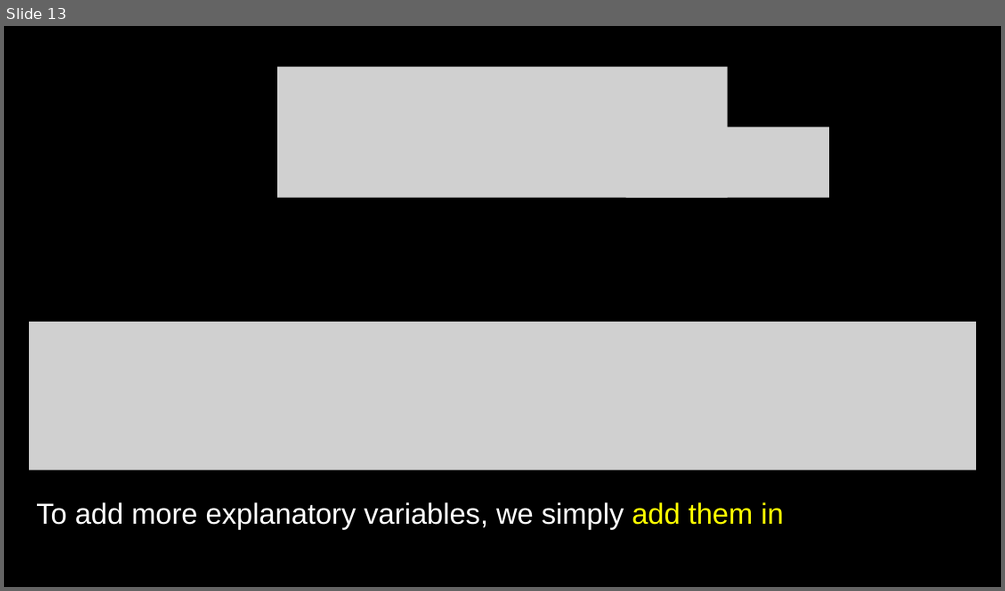
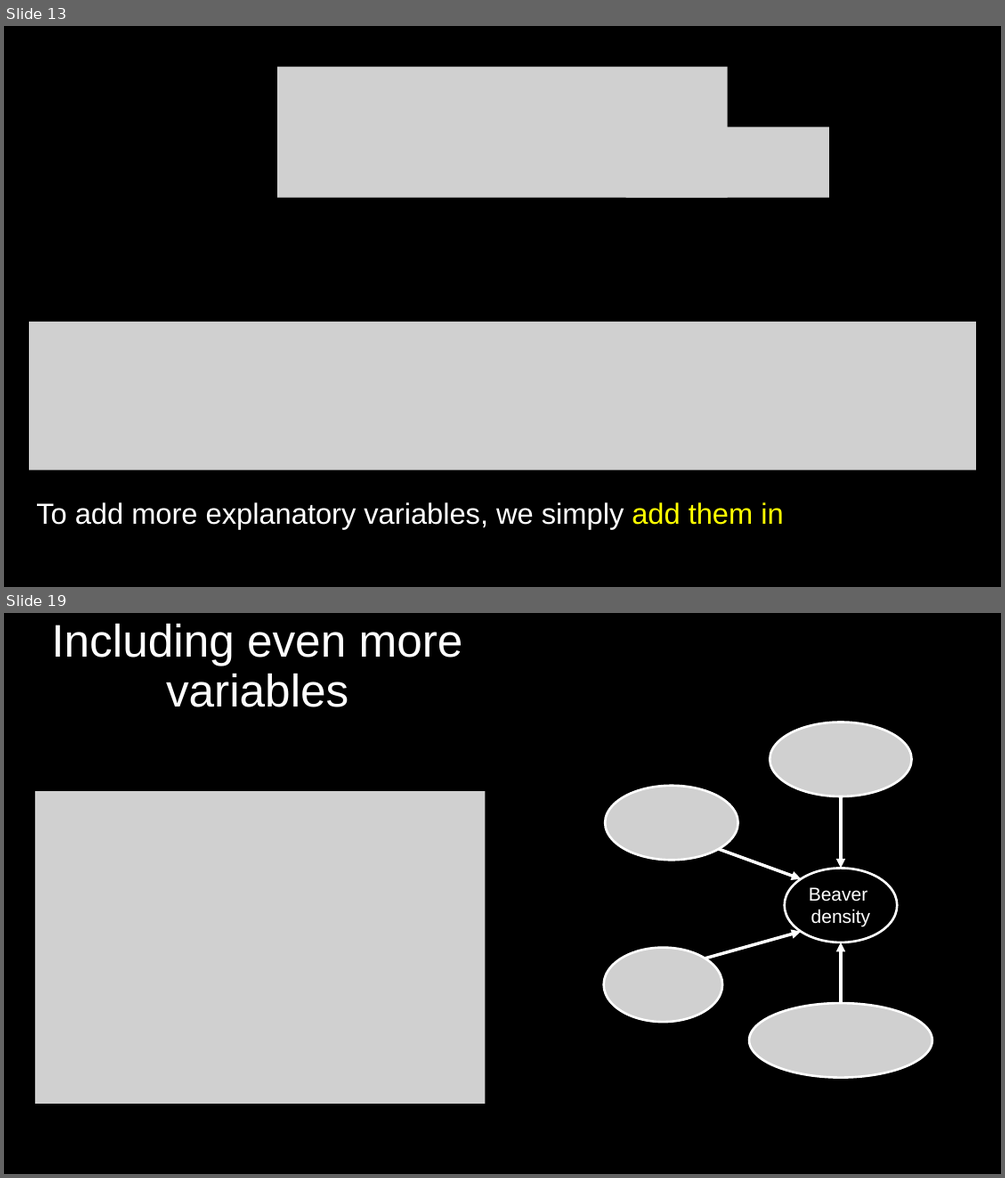
Before and after one commit to DeonRoos/stats-for-biologists, a slide deck: Lecture 9 - Multivariate LM/Slides/Lecutre 7.1 Multiple LM theory.pptx. Shown one above the other, each under a label of ours: slide 13 before the commit, slides 13 and 19 after it; the slides between them are not shown. The pictures are 1005x591 and 1005x1178 pixels, drawn with LibreOffice and Linux fonts; fonts in the diff are those of the drawing; grey boxes stand for pictures. Boxes give left, top, right and bottom in pixels: in the first picture for what was removed or moved away, otherwise in the second. Text is boxed around its words. In the diff, an @@ line names an element or a change of style, - is before the commit and + after.

```diff
--- a/Lecture 9 - Multivariate LM/Slides/Lecutre 7.1 Multiple LM theory.pptx
+++ b/Lecture 9 - Multivariate LM/Slides/Lecutre 7.1 Multiple LM theory.pptx
@@ slide 19 added at <box>4,613,1001,1174</box>, background #000000 @@
@@ title added at <box>51,623,463,707</box>, 44 pt, text #FFFFFF @@
+Including even more variables
@@ picture added at <box>769,722,912,796</box> @@
@@ picture added at <box>35,791,485,1103</box> @@
@@ picture added at <box>606,786,738,860</box> @@
@@ arrow added from (841, 796) to (841, 868), #FFFFFF 3 pt @@
@@ arrow added from (719, 849) to (801, 879), #FFFFFF 3 pt @@
@@ ellipse added at <box>785,868,898,942</box>, outline #FFFFFF 2.25 pt, 18 pt, text #FFFFFF @@
+Beaver
+density
@@ arrow added from (705, 958) to (801, 932), #FFFFFF 3 pt @@
@@ picture added at <box>604,948,722,1022</box> @@
@@ arrow added from (841, 1004) to (841, 942), #FFFFFF 3 pt @@
@@ picture added at <box>750,1004,933,1078</box> @@
```
Also in this commit, not shown: 7 slides changed, 10 other slides added, 2 slides removed, 9 other files.
